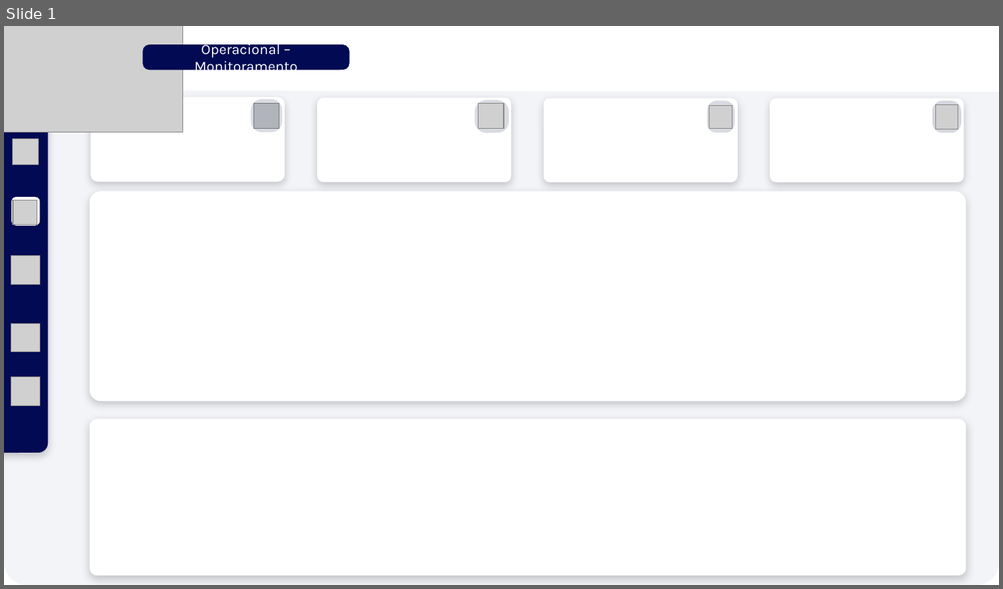
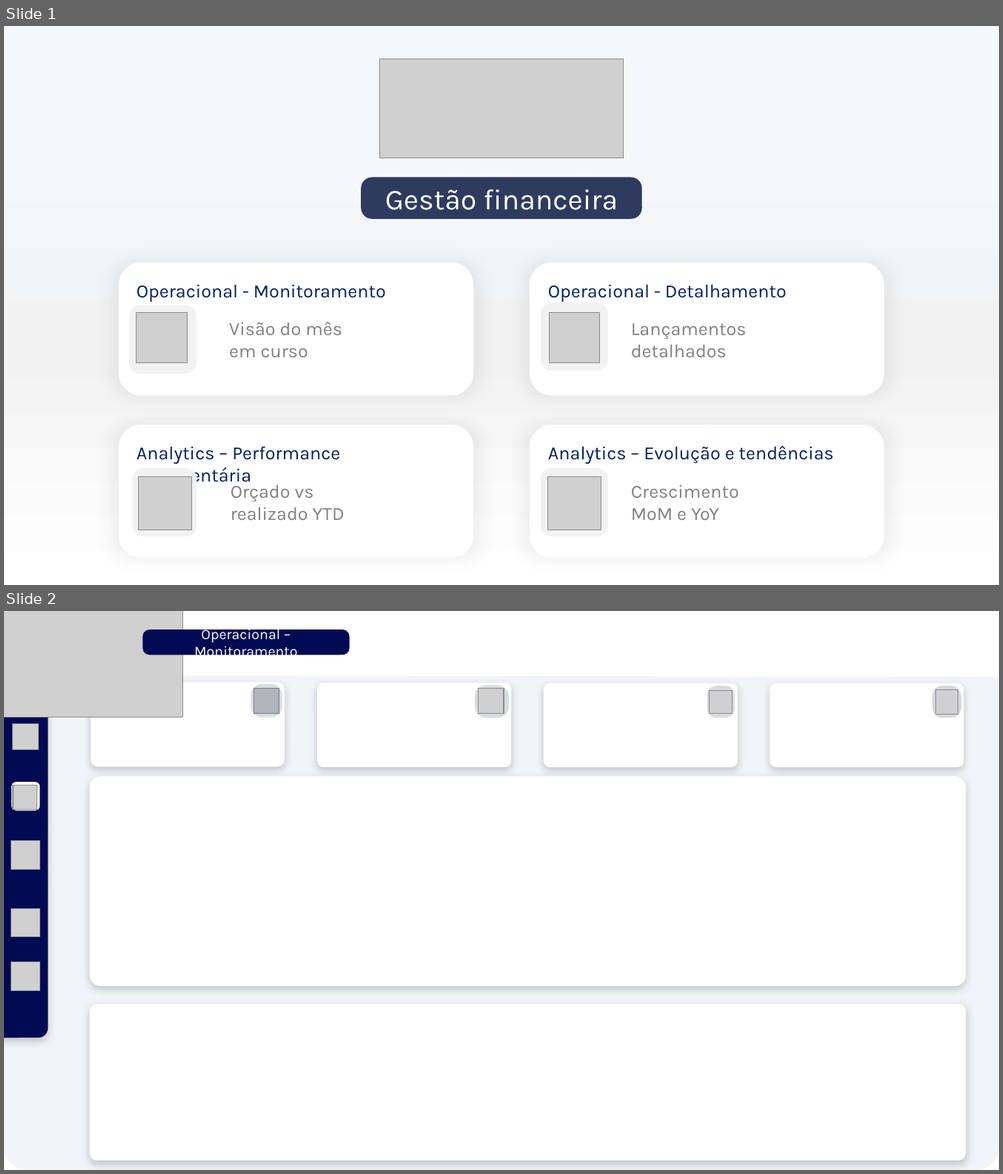
Before and after one commit to Lucas-Pires-ds/controle-orcamentario-analytics-pipeline, a slide deck: dashboards/Mockup dashboard (em construção).pptx. Shown one above the other, each under a label of ours: slide 1 before the commit, slides 1 and 2 after it. The pictures are 1003x589 and 1003x1174 pixels, drawn with LibreOffice and Linux fonts; fonts in the diff are those of the drawing; grey boxes stand for pictures. Boxes give left, top, right and bottom in pixels: in the first picture for what was removed or moved away, otherwise in the second. Text is boxed around its words. In the diff, an @@ line names an element or a change of style, - is before the commit and + after.

```diff
--- a/dashboards/Mockup dashboard (em construção).pptx
+++ b/dashboards/Mockup dashboard (em construção).pptx
@@ slide 1 added at (4,26,999,585), background gradient #F5F7FA to #F2F2F2 to #FFFFFF @@
@@ picture added at (379,59,623,158) @@
@@ rounded rectangle added at (361,178,642,219), fill #2F3A5F, 28 pt, text #FFFFFF @@
+Gestão financeira
@@ rounded rectangle added at (119,263,473,395), fill #FFFFFF @@
@@ rounded rectangle added at (529,263,884,395), fill #FFFFFF @@
@@ text added at (136,284,386,302), 18 pt, text #002060 @@
+Operacional - Monitoramento
@@ text added at (548,284,786,302), 18 pt, text #002060 @@
+Operacional - Detalhamento
@@ rounded rectangle added at (129,306,196,375), fill #F2F2F2 @@
@@ picture added at (136,313,187,364) @@
@@ rounded rectangle added at (540,303,608,372), fill #F2F2F2 @@
@@ picture added at (549,313,600,364) @@
@@ text added at (229,322,342,358), 18 pt, text #808080 @@
+Visão do mês em curso
@@ text added at (631,323,746,358), 18 pt, text #808080 @@
+Lançamentos detalhados
@@ rounded rectangle added at (119,425,473,558), fill #FFFFFF @@
@@ rounded rectangle added at (529,425,884,558), fill #FFFFFF @@
@@ text added at (136,446,340,487), 18 pt, text #002060 @@
+Analytics – Performance orçamentária
@@ text added at (548,446,834,464), 18 pt, text #002060 @@
+Analytics – Evolução e tendências
@@ rounded rectangle added at (132,469,196,537), fill #F2F2F2 @@
@@ rounded rectangle added at (540,469,608,537), fill #F2F2F2 @@
@@ picture added at (138,477,192,531) @@
@@ text added at (230,482,344,520), 18 pt, text #808080 @@
+Orçado vs realizado YTD
@@ picture added at (547,477,601,531) @@
@@ text added at (631,486,739,520), 18 pt, text #808080 @@
+Crescimento MoM e YoY
@@ what was slide 1 is now slide 2 @@
```
Also in this commit, not shown: 1 slide removed, 7 other files.
